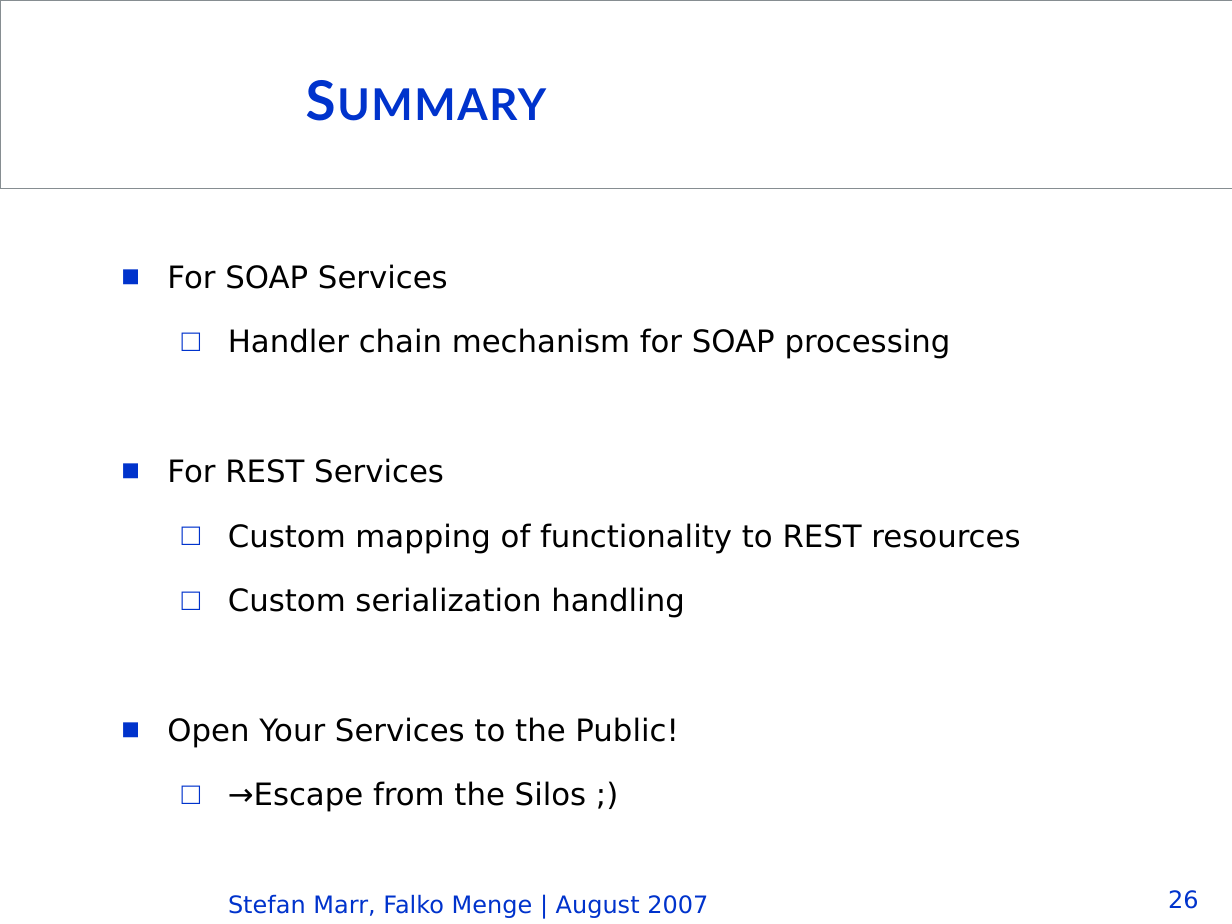
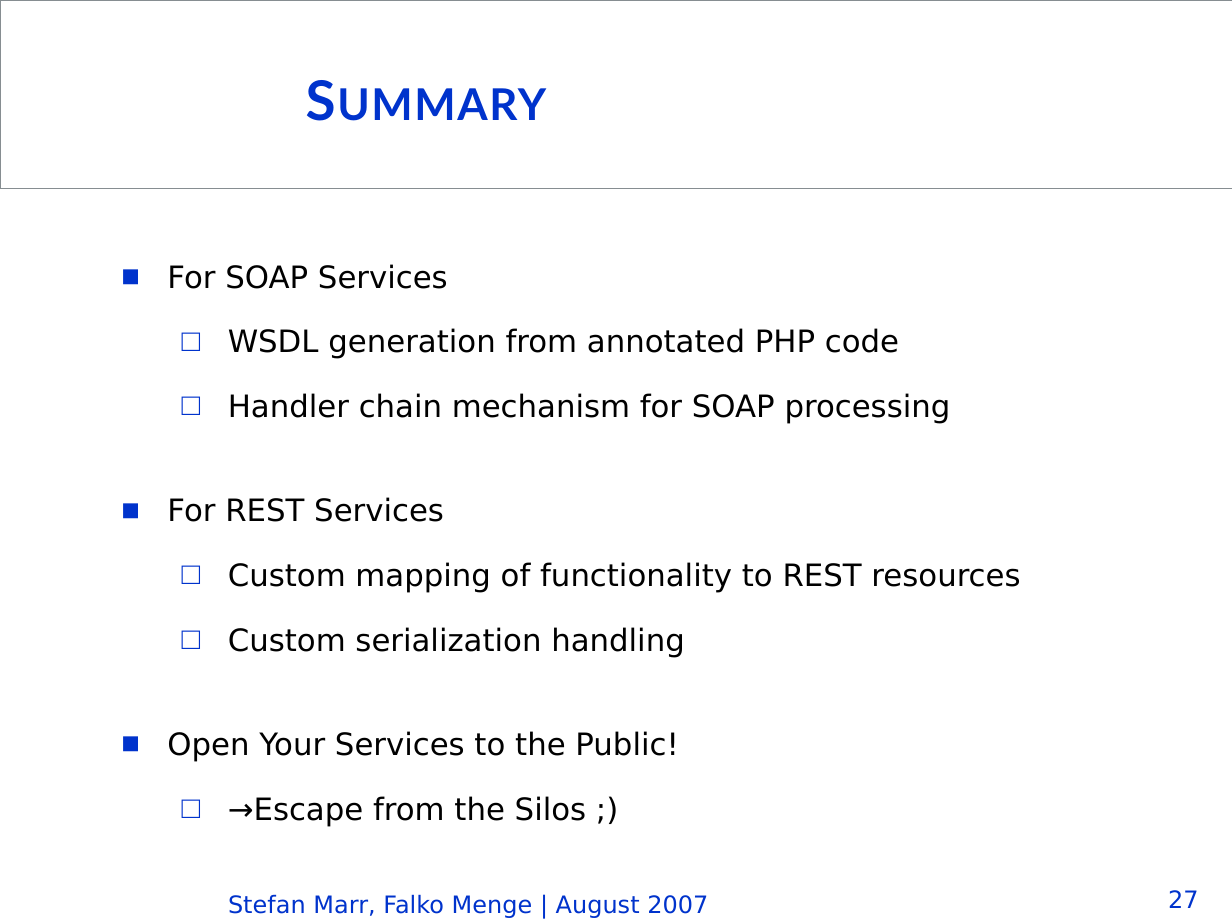
Before and after one commit to Seb35/InstantSVC, a slide deck: slide 27 of doc/presentations/froscon-2007/InstantSVC - FrOSCon 2007.pptx (slide 26 before the commit). Drawn at 1232x924 pixels with LibreOffice and Linux fonts; fonts in the diff are those of the drawing; background and template pictures are left out. Boxes give left, top, right and bottom in pixels: in the first picture for what was removed or moved away, otherwise in the second. Text is boxed around its words. In the diff, an @@ line names an element or a change of style, - is before the commit and + after.

```diff
--- a/doc/presentations/froscon-2007/InstantSVC - FrOSCon 2007.pptx
+++ b/doc/presentations/froscon-2007/InstantSVC - FrOSCon 2007.pptx
@@ text at [228,328,899,359]: paragraph added @@
+    □ WSDL generation from annotated PHP code
@@ page number at [1168,890,1199,908]: text changed @@
-26
+27
```
Also in this commit, not shown: 1 slide added, 2 other files.
